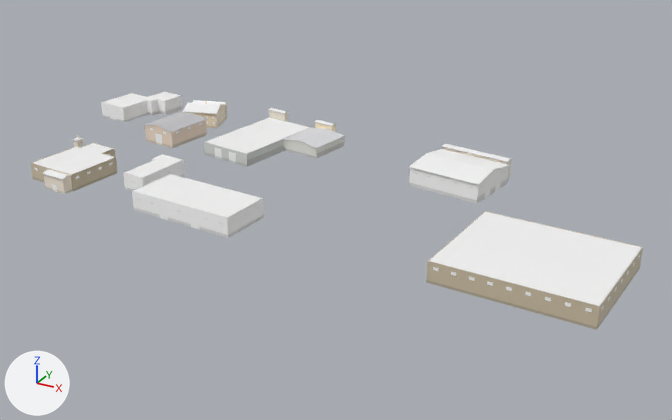
Renders of the glTF model world/buildings/b_-29_1.glb from each side of a commit.
The view is the same before and after, from a camera (50 mm lens) standing at (-7114.0, -614.0, 410.0) and looking at (-7278.0, -315.0, 260.0). The axes (+X, +Y, +Z) are drawn at lower left. The lights are the same throughout. The first picture is the older version. Vertices at exactly the same position are counted once.

Objects in the first picture: 'bld'.
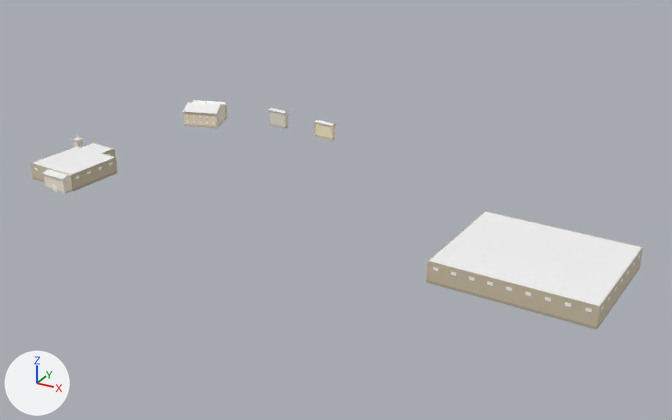
Where the change shows, as pixel boxes (x1, y1, x2, y2) in the pictures (672 x 420 px):
'bld', reshaped
    before: (31, 92, 643, 330)
    after: (31, 100, 643, 330)
part 1 of me_bld, deleted
    before: (101, 92, 512, 238)

The change, as a diff of the scene's bpy script:
```diff
--- a/world/buildings/b_-29_1.glb.py
+++ b/world/buildings/b_-29_1.glb.py
@@ me_bld @@
 # used by ob_bld; location = (0.0, 0.0, 0.0)
-me_bld.from_pydata(...)  # 3481 vertices, 2635 faces; spans x -7426.0..-7157.0, y -376.0..-255.0, z 266.0..281.0
+me_bld.from_pydata(...)  # 1973 vertices, 1445 faces; spans x -7407.0..-7157.0, y -376.0..-259.0, z 266.0..280.0
+# me_bld part 1: 223 loose pieces with 1500 vertices, spanning x -7426.0..-7219.0, y -373.0..-255.0, z 268.0..281.0, are deleted
+# other edits to the shape of me_bld do not show in these pictures
 me_bld.materials.append(mat_building)
```
